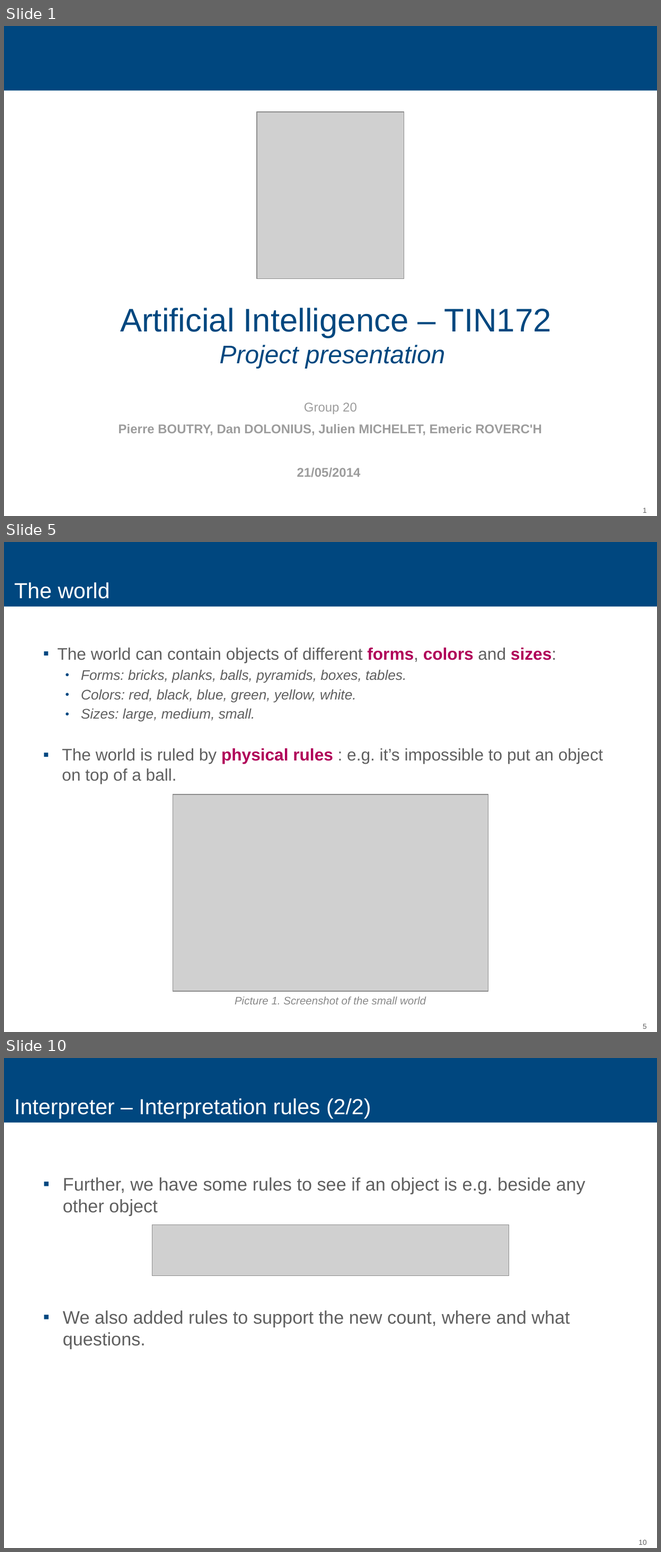
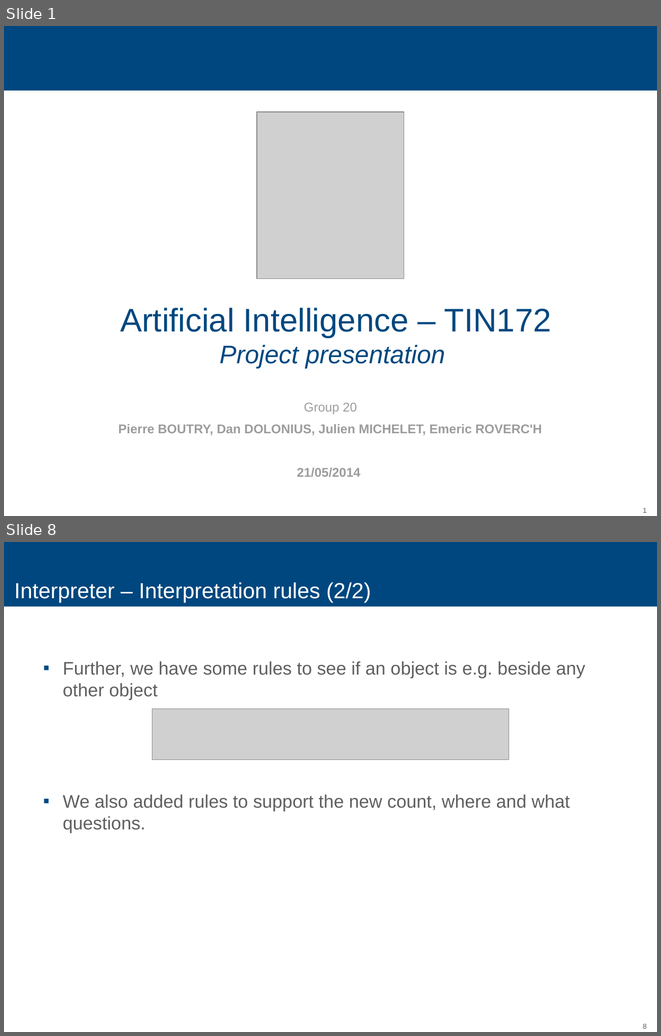
Before and after one commit to Medulli/shrdlite-chalmers, a slide deck: Report/AI.pptx. Shown one above the other, each under a label of ours: slides 1, 5 and 10 before the commit, slides 1 and 8 after it; the slides between them are not shown. The pictures are 661x1552 and 661x1036 pixels, drawn with LibreOffice and Linux fonts; fonts in the diff are those of the drawing; grey boxes stand for pictures. Boxes give left, top, right and bottom in pixels: in the first picture for what was removed or moved away, otherwise in the second. Text is boxed around its words. In the diff, an @@ line names an element or a change of style, - is before the commit and + after.

```diff
--- a/Report/AI.pptx
+++ b/Report/AI.pptx
@@ slide 5 removed at box(4, 542, 657, 1032), background #FFFFFF; not listed: 2 template elements that a slide beside it also shows @@
@@ title removed at box(14, 582, 110, 599) @@
-The world
@@ text removed at box(58, 647, 603, 784) @@
-▪ The world can contain objects of different forms, colors and sizes:
-    ● Forms: bricks, planks, balls, pyramids, boxes, tables.
-    ● Colors: red, black, blue, green, yellow, white.
-    ● Sizes: large, medium, small.
-▪ The world is ruled by physical rules : e.g. it’s impossible to put an object on top of a ball.
@@ picture removed at box(173, 794, 488, 990) @@
@@ text removed at box(235, 996, 426, 1004) @@
-Picture 1. Screenshot of the small world
@@ what was slide 10 is now slide 8 @@
@@ page number at box(643, 1023, 647, 1029): text changed @@
-10
+8
```
Also in this commit, not shown: 11 slides changed, 1 slide added, 2 other slides removed.
